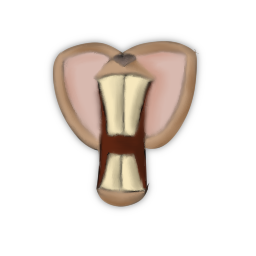
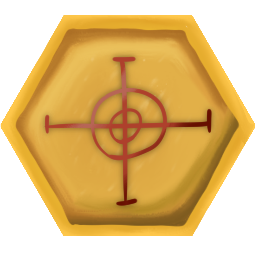
Layered file, before and after one edit (256x256). Changes by layer:
added group "Gruppe 42" with 2 layers above "Gruppe 40" over [0, 15, 255, 236]
added layer "Malebene 41" (1st of 2, in "Gruppe 42") in group "Gruppe 42" over [0, 15, 255, 236]
added layer "Malebene 41" (2nd of 2, in "Gruppe 42") (53%) in group "Gruppe 42" over [0, 15, 255, 236]
hid group "Gruppe 31" (2 layers) over [0, 15, 255, 236]
painted on "Malebene 30" (1st of 2, in "Gruppe 31") over [0, 15, 255, 236]
painted on "Malebene 30" (2nd of 2, in "Gruppe 31") over [0, 15, 255, 236]
showed group "Gruppe 14" (2 layers) over [0, 15, 255, 236]
